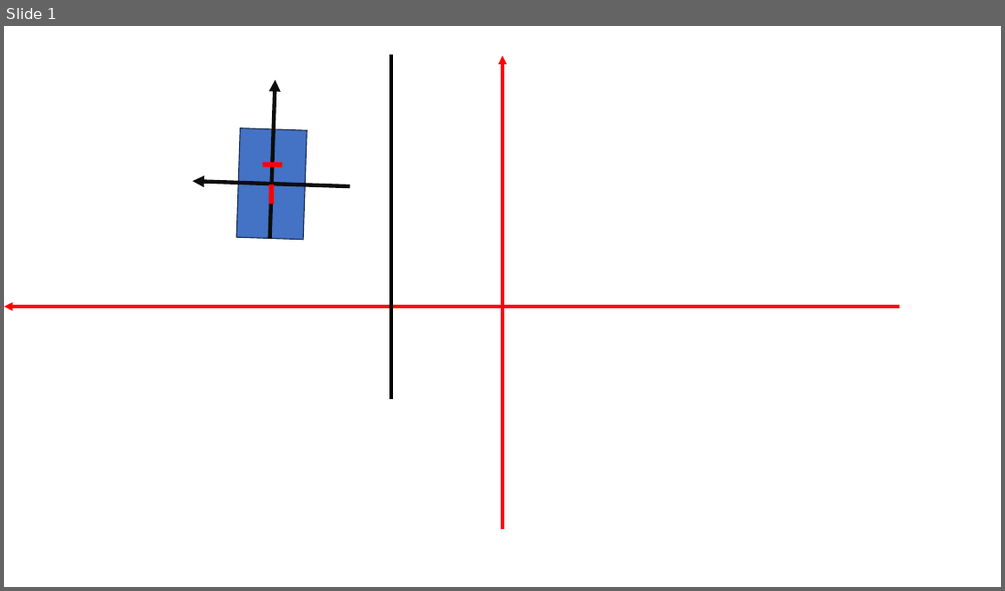
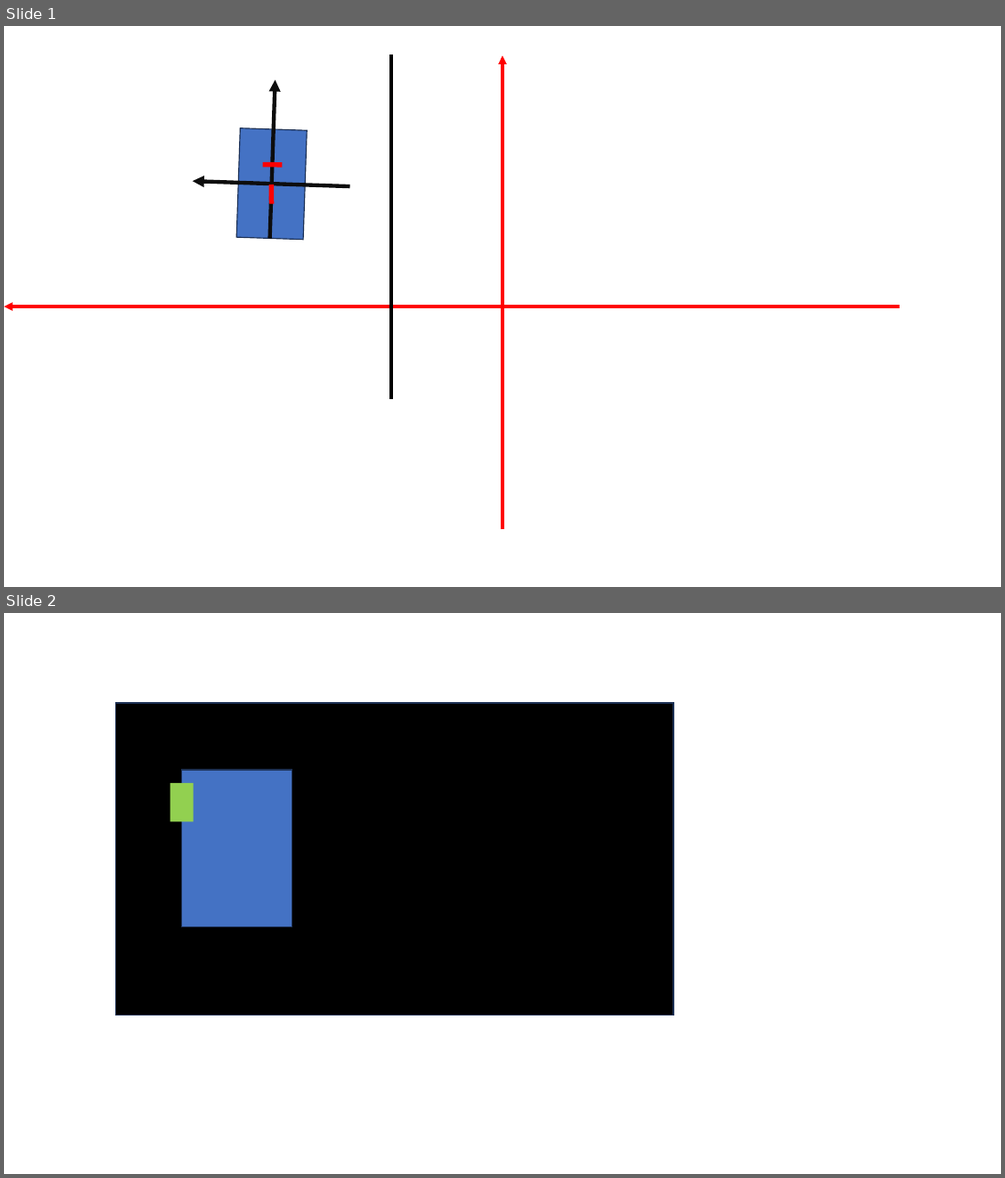
Before and after one commit to xry67/vex_xry, a slide deck: 画图.pptx. Shown one above the other, each under a label of ours: slide 1 before the commit, slides 1 and 2 after it. The pictures are 1005x591 and 1005x1178 pixels, drawn with LibreOffice and Linux fonts; fonts in the diff are those of the drawing. Boxes give left, top, right and bottom in pixels: in the first picture for what was removed or moved away, otherwise in the second. Text is boxed around its words. In the diff, an @@ line names an element or a change of style, - is before the commit and + after.

```diff
--- a/画图.pptx
+++ b/画图.pptx
@@ slide 2 added at box(4, 613, 1001, 1174), background #FFFFFF @@
@@ rectangle added at box(115, 703, 673, 1014), fill #000000, outline #1E3256 1 pt @@
@@ rectangle added at box(182, 770, 292, 927), fill #4472C4, outline #1E3256 1 pt @@
@@ rectangle added at box(170, 783, 194, 821), fill #92D050 @@
```
Also in this commit, not shown: 25 other files.
